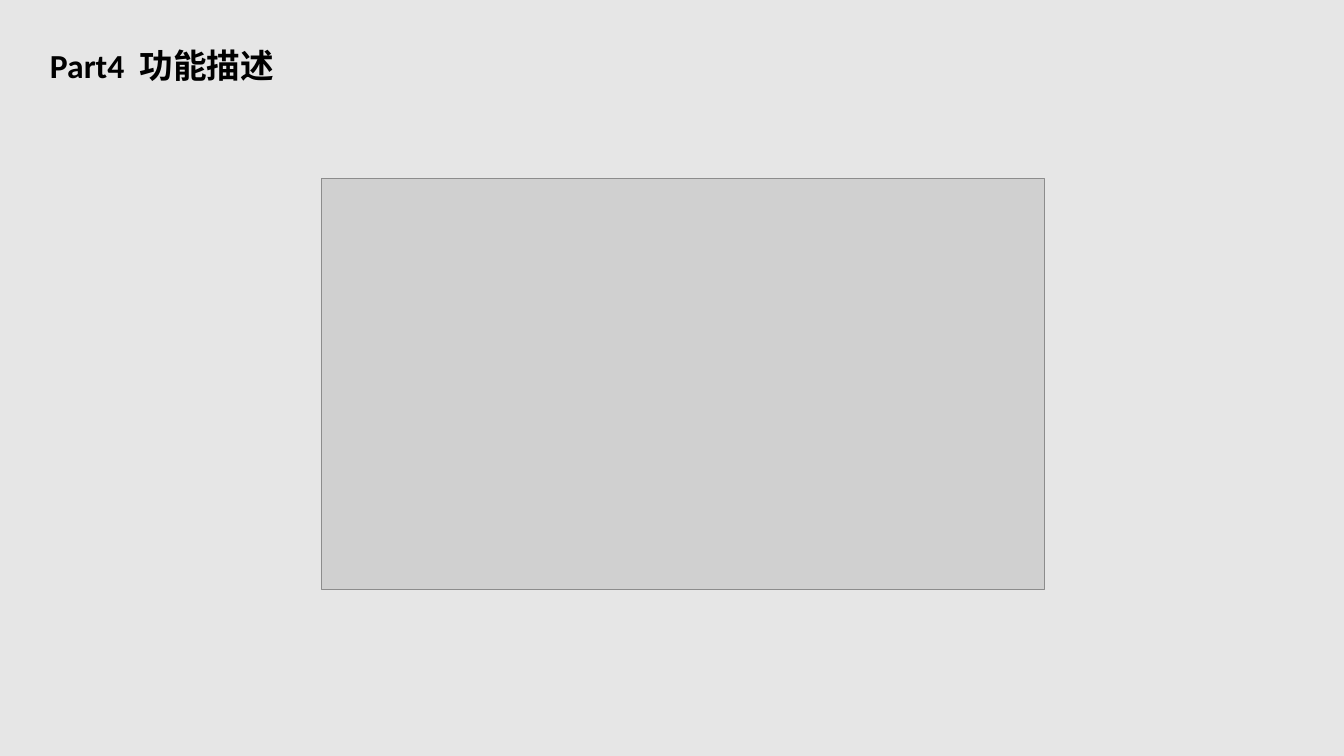
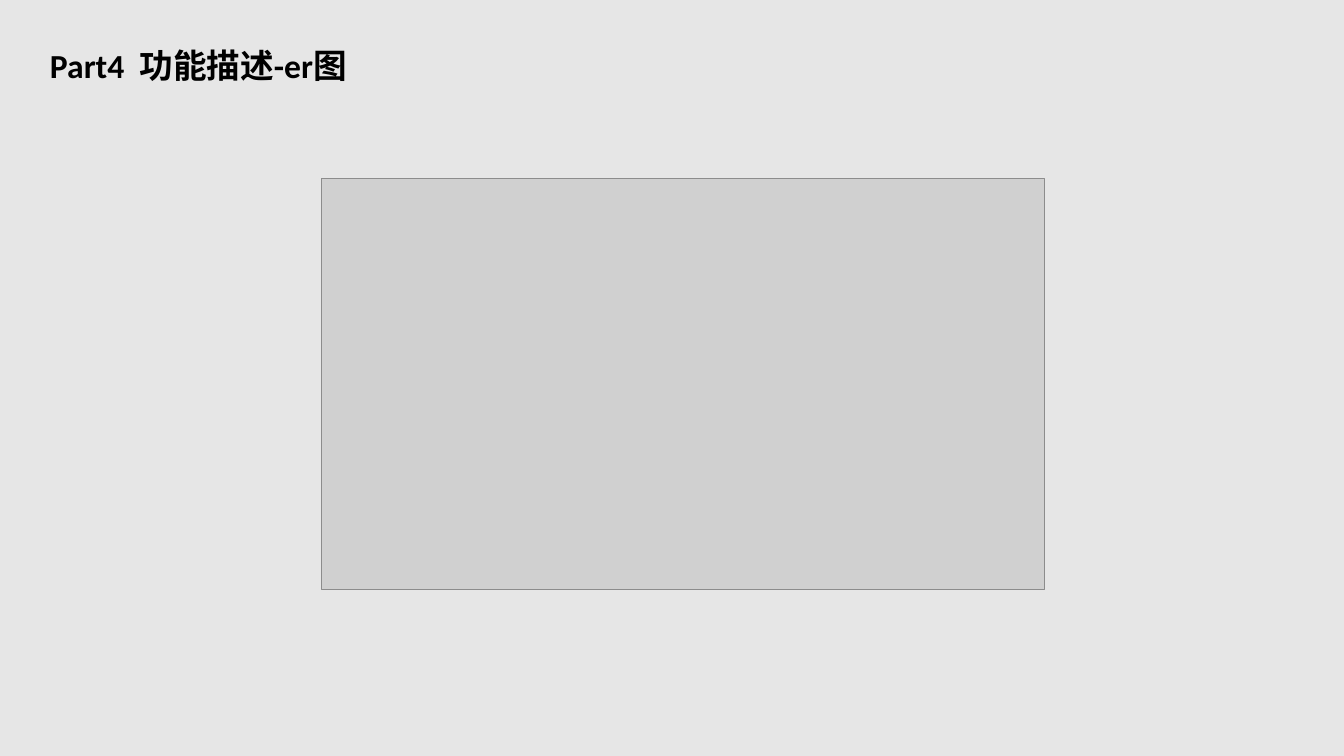
Before and after one commit to zxxxxxxxx/G07, a slide deck: slide 15 of SE2017秋-G07-需求分析PPT.ppt. Drawn at 1344x756 pixels with LibreOffice and Linux fonts; fonts in the diff are those of the drawing; grey boxes stand for pictures. Boxes give left, top, right and bottom in pixels: in the first picture for what was removed or moved away, otherwise in the second. Text is boxed around its words. In the diff, an @@ line names an element or a change of style, - is before the commit and + after.

Commit message:
add er图

```diff
--- a/SE2017秋-G07-需求分析PPT.ppt
+++ b/SE2017秋-G07-需求分析PPT.ppt
@@ text at (50,49,347,81): text changed @@
-Part4 功能描述
+Part4 功能描述-er图
```
